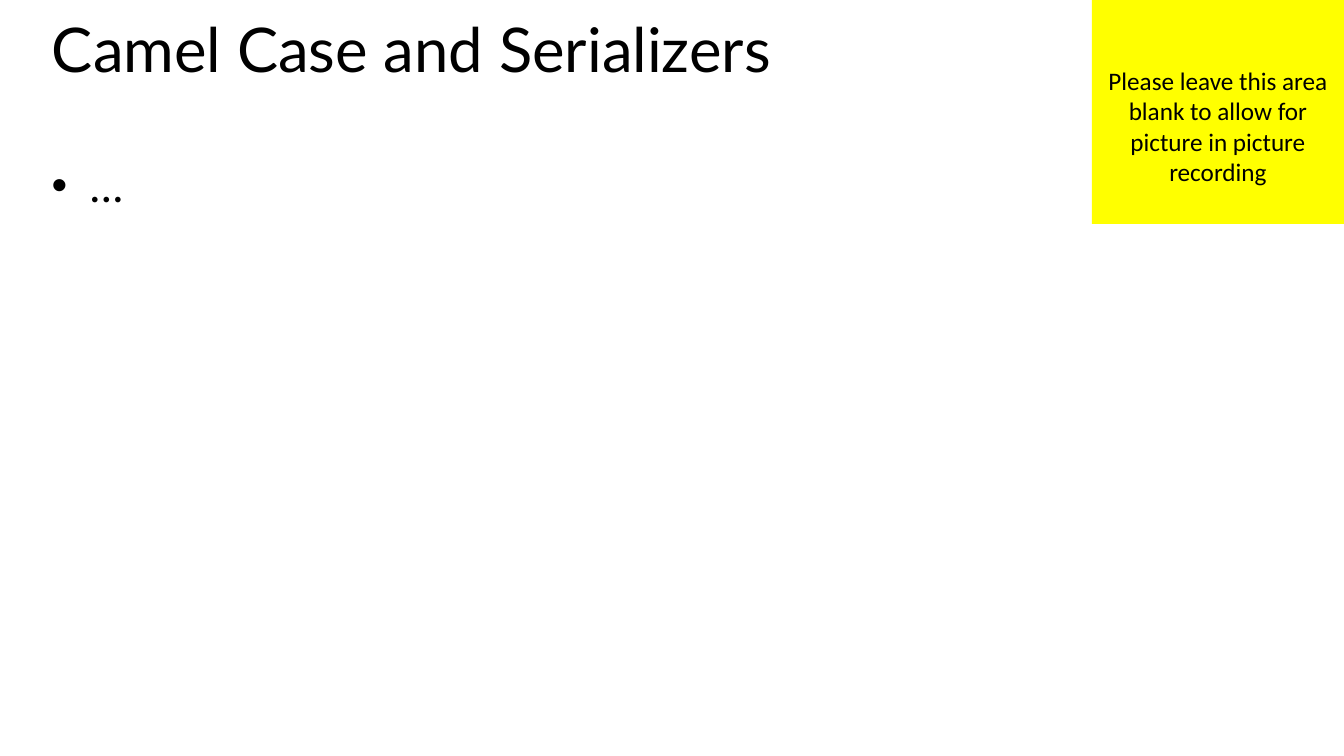
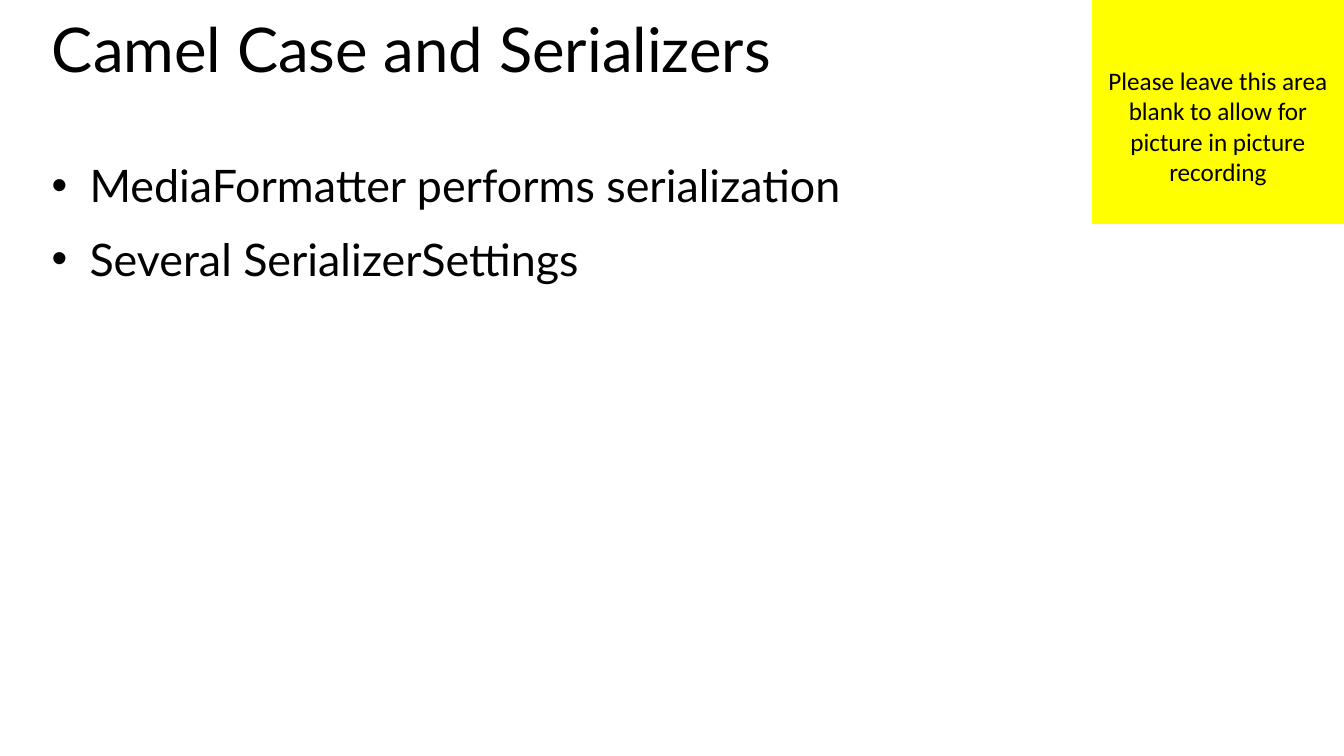
Before and after one commit to HydAu/GeekTrainer_WebAPI, a slide deck: slide 5 of Slides/Module 3 - Web API Configuration.pptx (slide 4 before the commit). Drawn at 1344x756 pixels with LibreOffice and Linux fonts; fonts in the diff are those of the drawing. Boxes give left, top, right and bottom in pixels: in the first picture for what was removed or moved away, otherwise in the second. Text is boxed around its words. In the diff, an @@ line names an element or a change of style, - is before the commit and + after.

```diff
--- a/Slides/Module 3 - Web API Configuration.pptx
+++ b/Slides/Module 3 - Web API Configuration.pptx
@@ text at (x1=90, y1=169, x2=840, y2=285): text changed @@
-• …
+• MediaFormatter performs serialization
+• Several SerializerSettings
```
Also in this commit, not shown: 1 other slide changed, 1 slide added, 4 other files.
